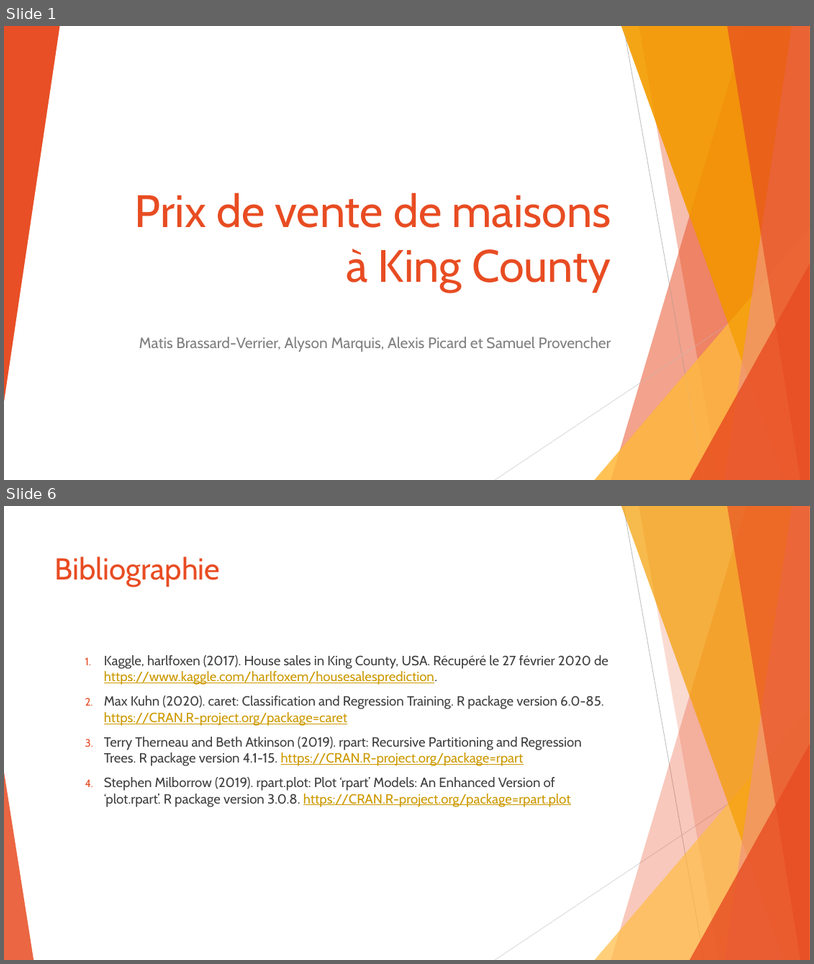
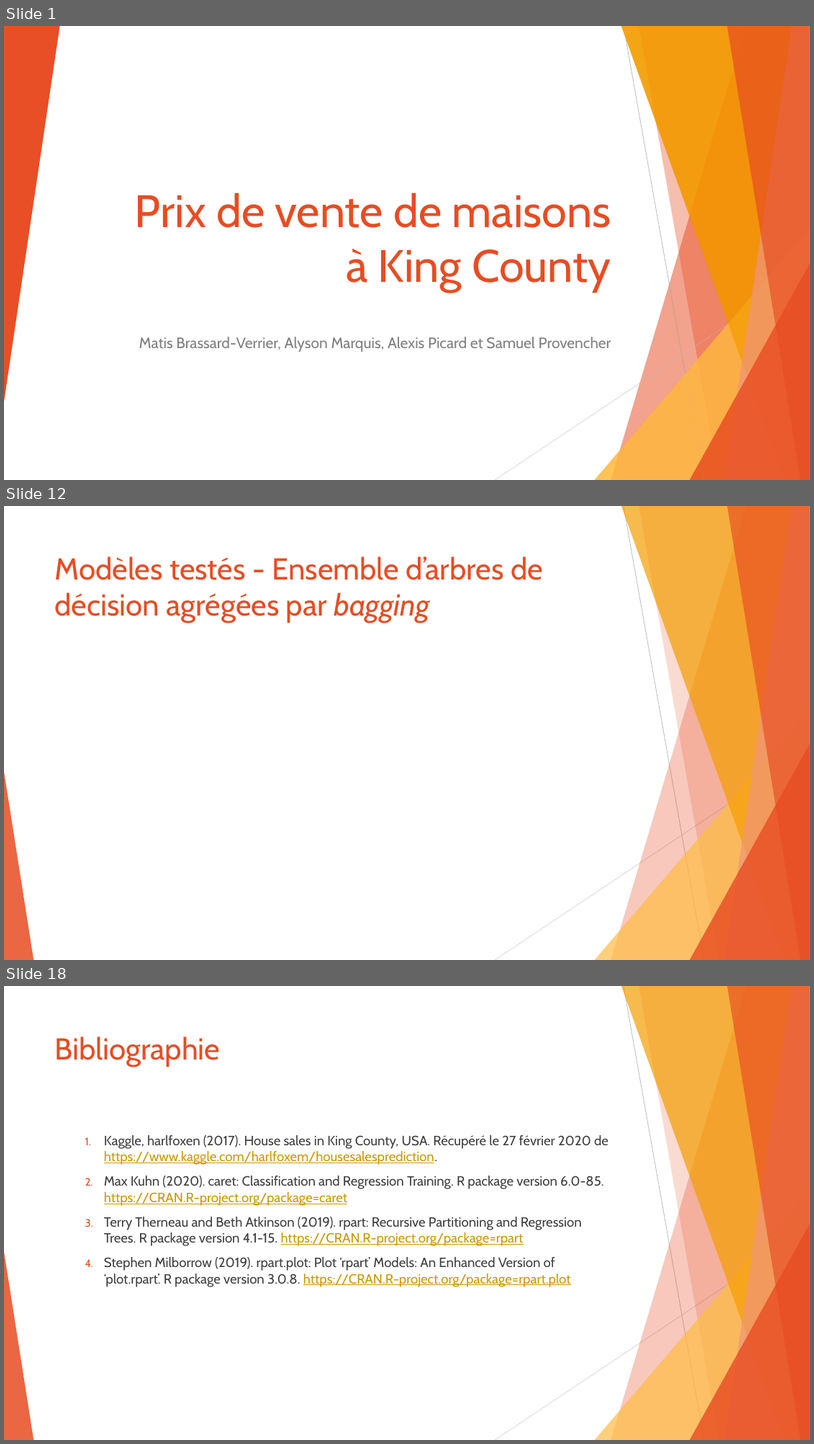
Before and after one commit to SamuelProvencher/TP-Apprentissage, a slide deck: PP.pptx. Shown one above the other, each under a label of ours: slides 1 and 6 before the commit, slides 1, 12 and 18 after it; the slides between them are not shown. The pictures are 814x964 and 814x1444 pixels, drawn with LibreOffice and Linux fonts; fonts in the diff are those of the drawing. Boxes give left, top, right and bottom in pixels: in the first picture for what was removed or moved away, otherwise in the second. Text is boxed around its words. In the diff, an @@ line names an element or a change of style, - is before the commit and + after.

```diff
--- a/PP.pptx
+++ b/PP.pptx
@@ slide 12 added at (4, 506, 810, 960), background #FFFFFF; not listed: 10 template elements that a slide beside it also shows @@
@@ title added at (55, 556, 543, 623), 36 pt, text #E84C22 @@
+Modèles testés - Ensemble d’arbres de décision agrégées par bagging
@@ what was slide 6 is now slide 18 @@
```
Also in this commit, not shown: 15 other slides added, 4 slides removed, 1 other file.
